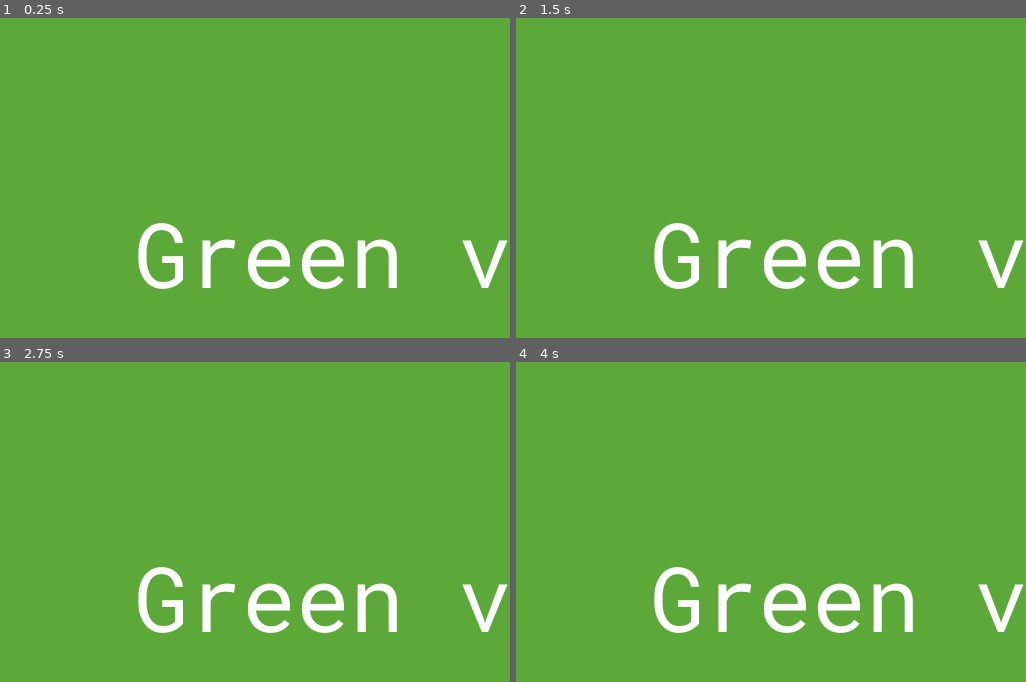
Above: before the commit, frames 1-4 (two rows, left to right).
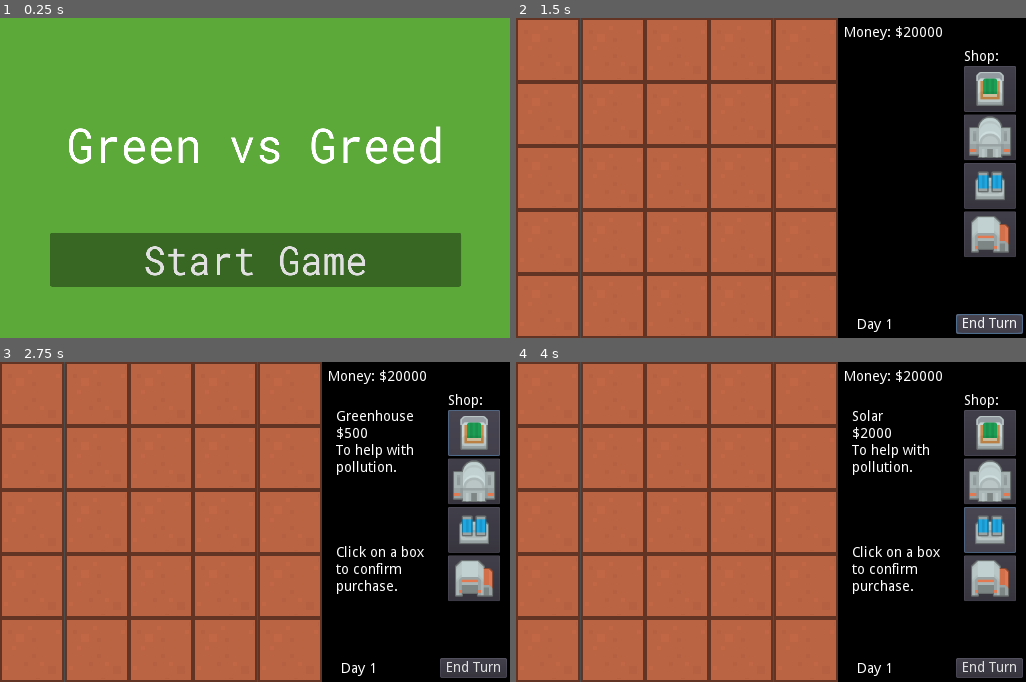
Above: after the commit, the same moments.

Repository: NicoleTomaszewski/GreenVsGreed
Game: Godot game, scene res://Scenes/Start Menu.tscn
Same seed, same stepped clock (60 frames per second), same inputs: the game is played once before the commit and once after it. The project has no main scene, so this scene is started directly.
Inputs (mouse positions are in pixels of both pictures, inside the frame that each line leads up to):
- Up to frame 1 (0.25 s): no input
- Up to frame 2 (1.5 s): click (771, 261) at 0.5 s, where only the run after the commit has a clickable "Start Game"; click (990, 325) at 1.25 s, where only the run after the commit has a clickable "End Turn"
- Up to frame 3 (2.75 s): click (474, 432) at 2.02 s
- Up to frame 4 (4 s): click (990, 480) at 2.77 s; click (990, 528) at 3.52 s

The runs differ from the first frame. In frame 1, 16% of the frame differs, in the area x 9-100%, y 33-85%; in frame 2, 100%, in the area x 0-100%, y 0-100%; in frame 3, 100%; in frame 4, 100%.

Commit message:
fixed size of start menu, tried to do a fade in effect to change scene

Diff:
--- /dev/null
+++ b/EndScene.tscn
@@ -0,0 +1,34 @@
+[gd_scene load_steps=3 format=2]
+
+[ext_resource path="res://Assets/Graphics/EndScene/farmer_win.jpg" type="Texture" id=1]
+[ext_resource path="res://Assets/Graphics/EndScene/corpWin.webp" type="Texture" id=2]
+
+[node name="EndScene" type="Node2D"]
+
+[node name="FarmerWin" type="Sprite" parent="."]
+position = Vector2( 256, 160 )
+scale = Vector2( 0.765348, 0.901973 )
+texture = ExtResource( 1 )
+
+[node name="FarmerWinTxt" type="Label" parent="."]
+margin_left = 200.0
+margin_top = 24.0
+margin_right = 285.0
+margin_bottom = 38.0
+rect_scale = Vector2( 2.77952, 3.19583 )
+custom_colors/font_color = Color( 0.815686, 0.301961, 0.184314, 1 )
+text = "Farmer Wins!"
+
+[node name="CorpWin" type="Sprite" parent="."]
+position = Vector2( 256, 160 )
+scale = Vector2( 0.392479, 0.317599 )
+texture = ExtResource( 2 )
+
+[node name="CorpWin2" type="Label" parent="."]
+margin_left = 80.0
+margin_top = 32.0
+margin_right = 182.0
+margin_bottom = 46.0
+rect_scale = Vector2( 3.59889, 3.12875 )
+custom_colors/font_color = Color( 1, 0.521569, 0, 1 )
+text = "Corporate Wins!"
--- a/Scenes/Create Game Menu.tscn
+++ b/Scenes/Create Game Menu.tscn
@@ -34,6 +34,7 @@
 bg_color = Color( 0, 0, 0, 0.392157 )
 
 [node name="Create Game Menu" type="Node2D"]
+scale = Vector2( 0.49775, 0.533416 )
 script = ExtResource( 2 )
 roleMenuScene = ExtResource( 3 )
 
--- a/Scenes/Join Game Menu.tscn
+++ b/Scenes/Join Game Menu.tscn
@@ -34,6 +34,7 @@
 bg_color = Color( 0, 0, 0, 0.392157 )
 
 [node name="Join Game Menu" type="Node2D"]
+scale = Vector2( 0.497214, 0.532234 )
 script = ExtResource( 2 )
 testGameScene = ExtResource( 3 )
 
--- a/Scenes/Role Menu.tscn
+++ b/Scenes/Role Menu.tscn
@@ -34,6 +34,7 @@
 corner_radius_bottom_left = 5
 
 [node name="Role Menu" type="Node2D"]
+scale = Vector2( 0.499156, 0.532934 )
 script = ExtResource( 3 )
 testGameScene = ExtResource( 2 )
 
--- a/Scenes/Start Menu.tscn
+++ b/Scenes/Start Menu.tscn
@@ -36,6 +36,7 @@
 corner_radius_bottom_left = 5
 
 [node name="Start Menu" type="Node2D"]
+scale = Vector2( 0.49916, 0.537082 )
 script = ExtResource( 2 )
 joinGameMenuScene = ExtResource( 3 )
 createGameMenuScene = ExtResource( 4 )
--- /dev/null
+++ b/scene_transition.gd
@@ -0,0 +1,16 @@
+extends ColorRect
+
+
+# Declare member variables here. Examples:
+# var a = 2
+# var b = "text"
+
+
+# Called when the node enters the scene tree for the first time.
+func _ready():
+	pass # Replace with function body.
+
+
+# Called every frame. 'delta' is the elapsed time since the previous frame.
+#func _process(delta):
+#	pass
--- /dev/null
+++ b/scene_transition.tscn
@@ -0,0 +1,49 @@
+[gd_scene load_steps=4 format=2]
+
+[ext_resource path="res://scene_transition.gd" type="Script" id=1]
+
+[sub_resource type="Animation" id=1]
+resource_name = "RESET"
+length = 0.01
+tracks/0/type = "value"
+tracks/0/path = NodePath(".:modulate")
+tracks/0/interp = 1
+tracks/0/loop_wrap = true
+tracks/0/imported = false
+tracks/0/enabled = true
+tracks/0/keys = {
+"times": PoolRealArray( 0 ),
+"transitions": PoolRealArray( 1 ),
+"update": 0,
+"values": [ Color( 1, 1, 1, 0 ) ]
+}
+
+[sub_resource type="Animation" id=2]
+resource_name = "dissolve"
+length = 0.5
+tracks/0/type = "value"
+tracks/0/path = NodePath(".:modulate")
+tracks/0/interp = 1
+tracks/0/loop_wrap = true
+tracks/0/imported = false
+tracks/0/enabled = true
+tracks/0/keys = {
+"times": PoolRealArray( 0.1 ),
+"transitions": PoolRealArray( 1 ),
+"update": 0,
+"values": [ Color( 1, 1, 1, 1 ) ]
+}
+
+[node name="scene_transition" type="CanvasLayer"]
+script = ExtResource( 1 )
+
+[node name="ColorRect" type="ColorRect" parent="."]
+modulate = Color( 1, 1, 1, 0 )
+anchor_right = 1.0
+anchor_bottom = 1.0
+mouse_filter = 2
+
+[node name="AnimationPlayer" type="AnimationPlayer" parent="."]
+root_node = NodePath("../ColorRect")
+anims/RESET = SubResource( 1 )
+anims/dissolve = SubResource( 2 )
Binary file added: Assets/Graphics/EndScene/corpWin.webp
Not shown, added: Assets/Graphics/EndScene/corpWin.webp.import
Binary file added: Assets/Graphics/EndScene/farmer_win.jpg
Not shown, added: Assets/Graphics/EndScene/farmer_win.jpg.import
